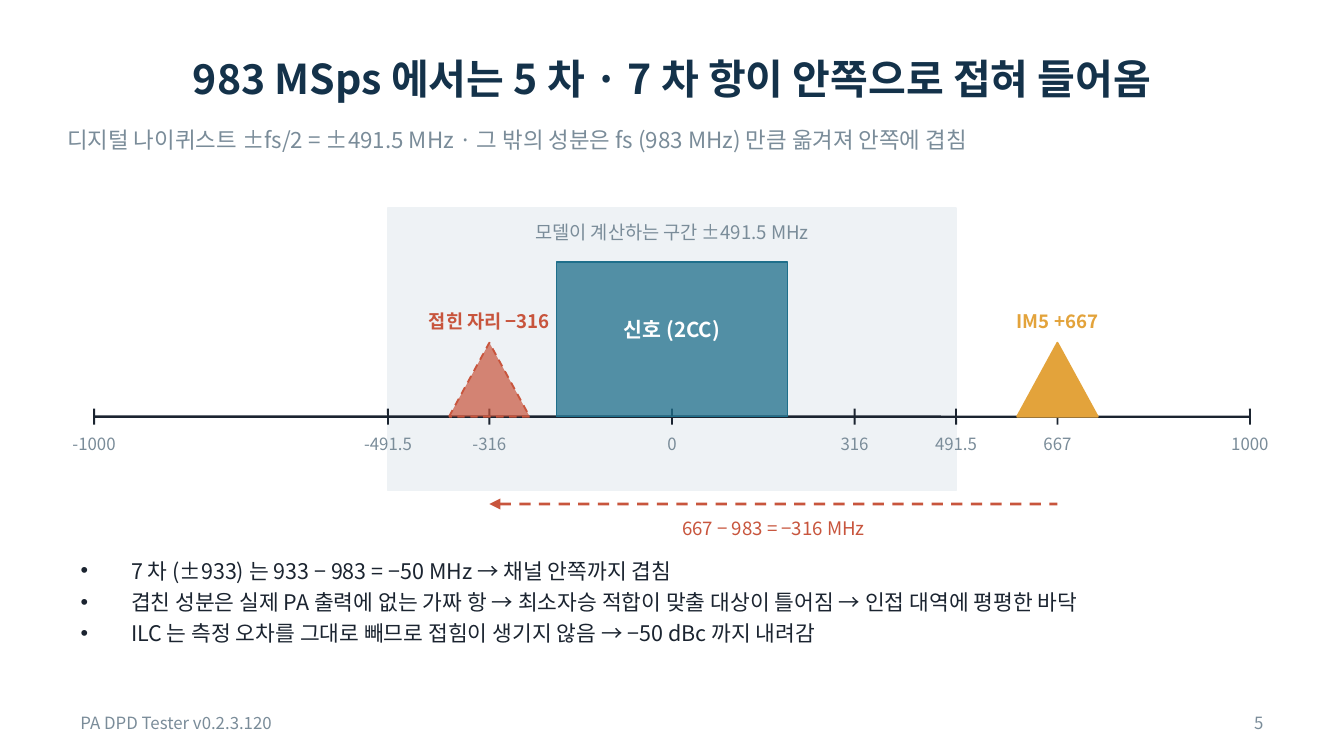
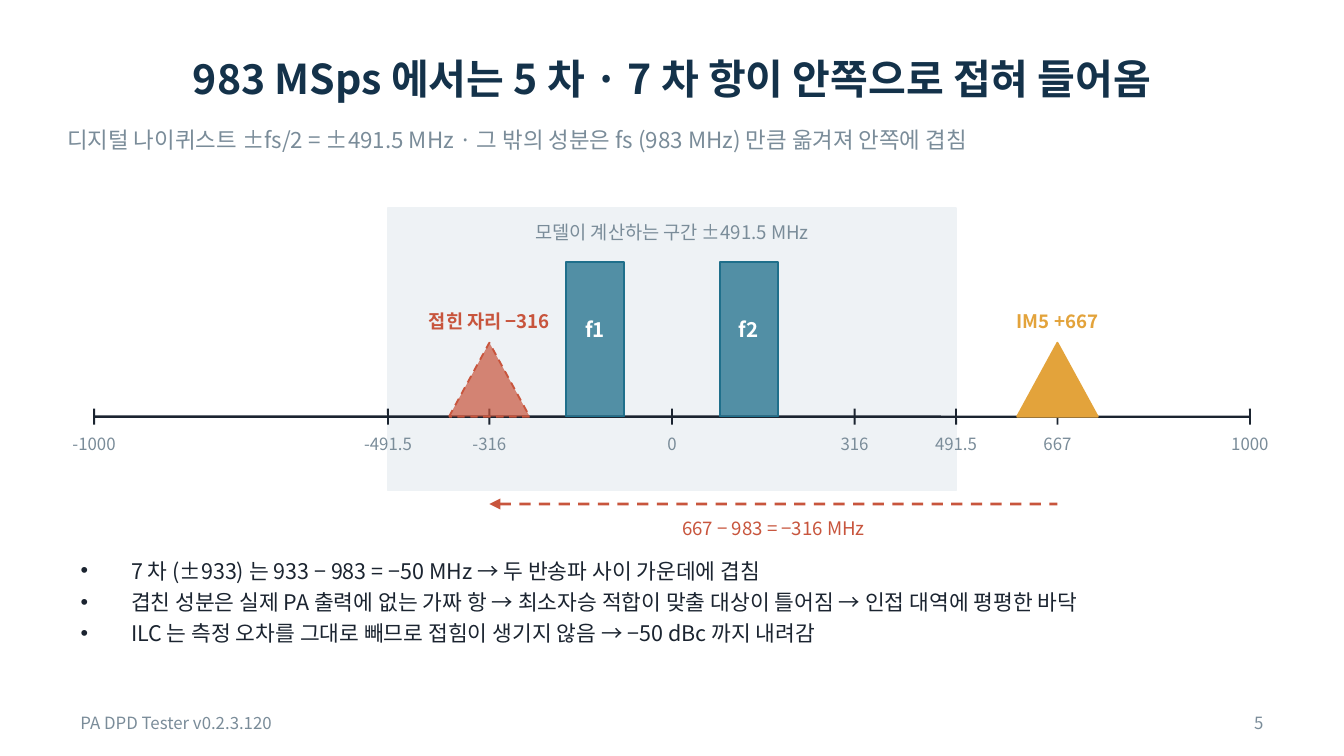
Before and after one commit to jaybaek-git/Works, a slide deck: slide 5 of PA-DPD-Tester/DPD_접힘분석_고배속계산_v0.2.3.120.pptx. Drawn at 1344x756 pixels with LibreOffice and Linux fonts; fonts in the diff are those of the drawing. Boxes give left, top, right and bottom in pixels: in the first picture for what was removed or moved away, otherwise in the second. Text is boxed around its words. In the diff, an @@ line names an element or a change of style, - is before the commit and + after.

```diff
--- a/PA-DPD-Tester/DPD_접힘분석_고배속계산_v0.2.3.120.pptx
+++ b/PA-DPD-Tester/DPD_접힘분석_고배속계산_v0.2.3.120.pptx
@@ rectangle: place and size @@
-rectangle at <box>556,262,788,417</box>
+rectangle at <box>566,262,624,417</box>
@@ rectangle added at <box>720,262,778,417</box>, fill #1F6F8B at 75% opacity, outline #1F6F8B 1 pt @@
@@ text at <box>585,320,605,337</box>: text changed @@
-신호 (2CC)
+f1
@@ text added at <box>739,320,759,337</box>, 11 pt, text #FFFFFF, bold @@
+f2
@@ text at <box>131,561,761,583</box>: text changed @@
-• 7 차 (±933) 는 933 − 983 = −50 MHz → 채널 안쪽까지 겹침
+• 7 차 (±933) 는 933 − 983 = −50 MHz → 두 반송파 사이 가운데에 겹침
```
Also in this commit, not shown: 2 other slides changed.
